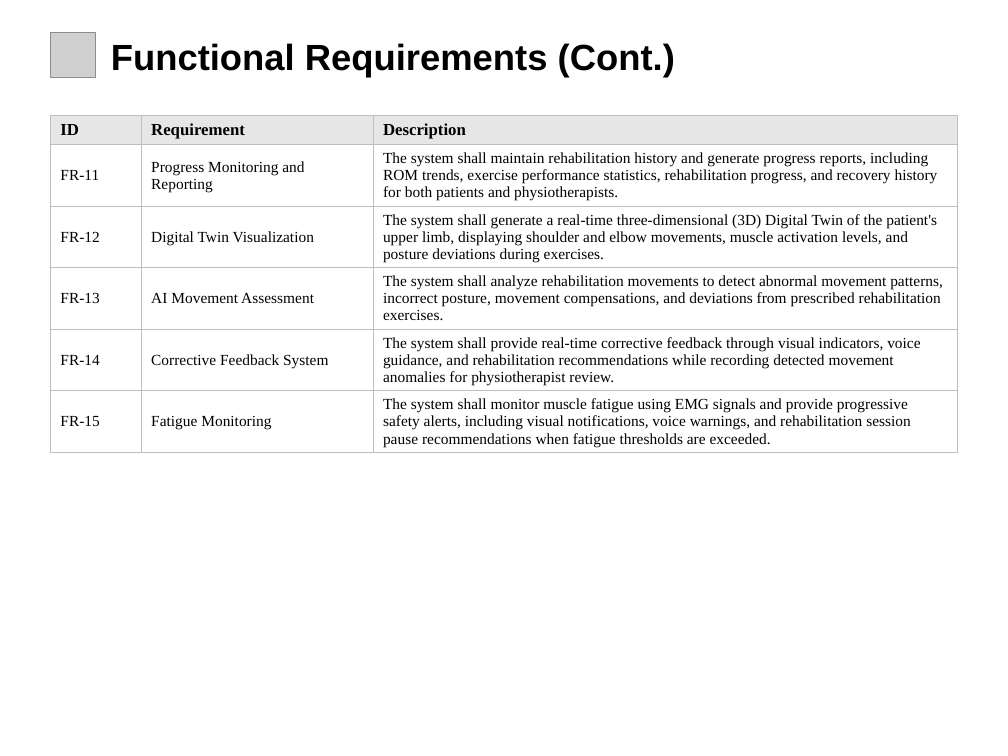
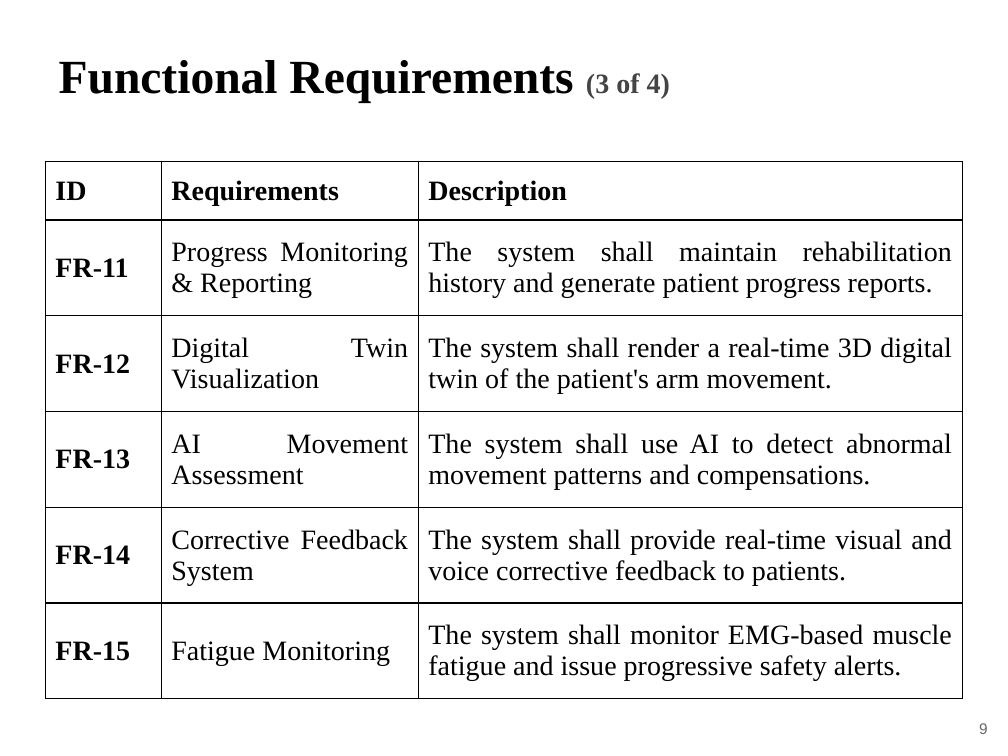
Before and after one commit to Tehreem-cmpsc/intelirehab, a slide deck: slide 10 of docs/presentations/InteliRehab_60_Percent_Presentation.pptx (slide 8 before the commit). Drawn at 1008x756 pixels with LibreOffice and Linux fonts; fonts in the diff are those of the drawing; grey boxes stand for pictures. Boxes give left, top, right and bottom in pixels: in the first picture for what was removed or moved away, otherwise in the second. Text is boxed around its words. In the diff, an @@ line names an element or a change of style, - is before the commit and + after.

```diff
--- a/docs/presentations/InteliRehab_60_Percent_Presentation.pptx
+++ b/docs/presentations/InteliRehab_60_Percent_Presentation.pptx
@@ picture removed at <box>50,32,96,78</box> @@
@@ text at <box>59,60,670,103</box>: text changed; size 26 to 34 pt; font Arial to Times New Roman @@
-Functional Requirements (Cont.)
+Functional Requirements (3 of 4)
@@ table at <box>45,161,963,699</box> @@
-row 1, column 2: Requirement
+row 1, column 2: Requirements
-row 2, column 2: Progress Monitoring and Reporting
+row 2, column 2: Progress Monitoring & Reporting
-row 2, column 3: The system shall maintain rehabilitation history and generate progress reports, including ROM trends, exercise performance statistics, rehabilitation progress, and recovery history for both patients and physiotherapists.
+row 2, column 3: The system shall maintain rehabilitation history and generate patient progress reports.
-row 3, column 3: The system shall generate a real-time three-dimensional (3D) Digital Twin of the patient's upper limb, displaying shoulder and elbow movements, muscle activation levels, and posture deviations during exercises.
+row 3, column 3: The system shall render a real-time 3D digital twin of the patient's arm movement.
-row 4, column 3: The system shall analyze rehabilitation movements to detect abnormal movement patterns, incorrect posture, movement compensations, and deviations from prescribed rehabilitation exercises.
+row 4, column 3: The system shall use AI to detect abnormal movement patterns and compensations.
-row 5, column 3: The system shall provide real-time corrective feedback through visual indicators, voice guidance, and rehabilitation recommendations while recording detected movement anomalies for physiotherapist review.
+row 5, column 3: The system shall provide real-time visual and voice corrective feedback to patients.
-row 6, column 3: The system shall monitor muscle fatigue using EMG signals and provide progressive safety alerts, including visual notifications, voice warnings, and rehabilitation session pause recommendations when fatigue thresholds are exceeded.
+row 6, column 3: The system shall monitor EMG-based muscle fatigue and issue progressive safety alerts.
@@ fill #E7E6E6 to #FFFFFF in row 1 @@
@@ size 12 to 20 pt in "ID", "Description" @@
@@ size 11 to 20 pt in "FR-11", "FR-12", "Digital Twin Visualization", "FR-13" and 5 more places @@
@@ bold on in "FR-11", "FR-12", "FR-13", "FR-14" and 1 more places @@
@@ alignment left to justified @@
@@ borders changed @@
@@ table: place and size @@
-table at <box>50,116,958,451</box>
+table at <box>45,161,963,699</box>
@@ text added at <box>979,723,988,734</box>, 11 pt, text #666666 @@
+9
```
Also in this commit, not shown: 12 other slides changed, 24 slides added, 12 slides removed, 55 other files.
